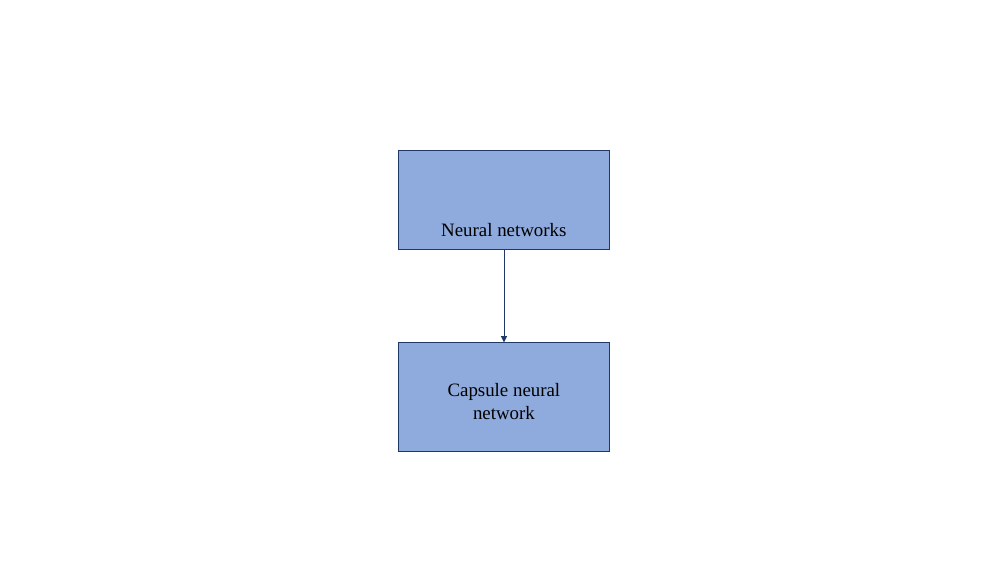
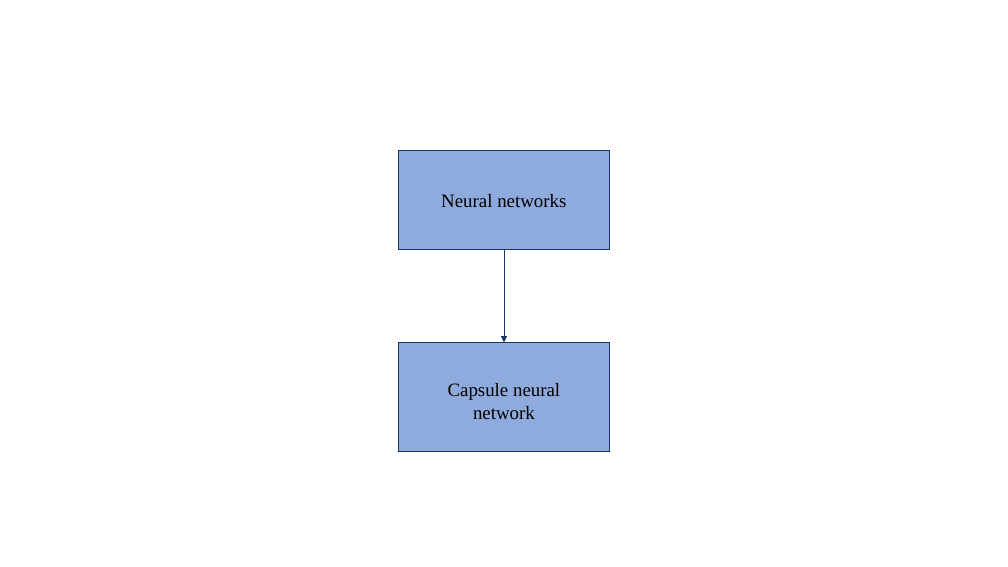
Before and after one commit to nikitapolozok/math_and_computer_science_materials, a slide deck: slide 12 of summary (final).pptx (slide 16 before the commit). Drawn at 1008x567 pixels with LibreOffice and Linux fonts; fonts in the diff are those of the drawing. Boxes give left, top, right and bottom in pixels: in the first picture for what was removed or moved away, otherwise in the second. Text is boxed around its words. In the diff, an @@ line names an element or a change of style, - is before the commit and + after.

```diff
--- a/summary (final).pptx
+++ b/summary (final).pptx
@@ text "Neural networks": place and size @@
-text "Neural networks" at <box>441,223,566,236</box>
+text "Neural networks" at <box>441,194,566,207</box>
```
Also in this commit, not shown: 3 other slides changed, 1 slide added.
